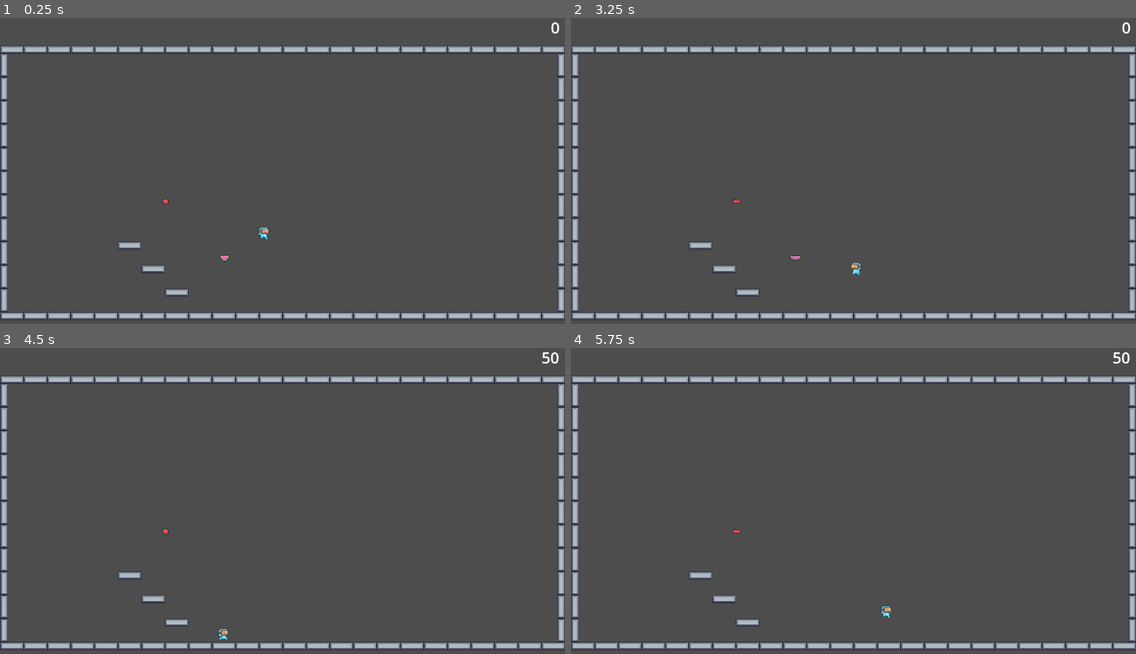
Above: before the commit, frames 1-4 (two rows, left to right).
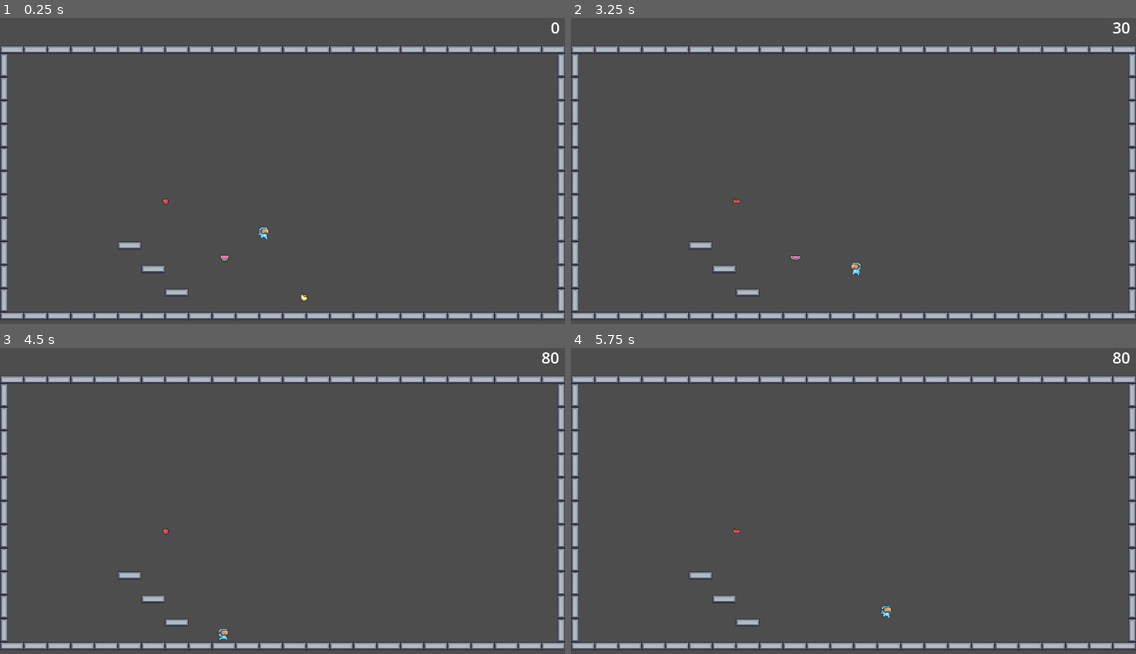
Above: after the commit, the same moments.

Repository: janzeman3/2D_jumping
Game: Godot game, scene res://main_screen.tscn
Two runs of this game, one before a commit and one after it. Both use one fixed random seed, a clock stepped at 60 frames per second and the inputs below.
Inputs:
- Up to frame 1 (0.25 s): no input
- Up to frame 2 (3.25 s): hold Right (right) 0.53-2.03 s; tap Space (jump) at 0.77, 1.52, 3.02 s; hold Left (left) from 2.03 s (still down); tap Enter at 2.75 s
- Up to frame 3 (4.5 s): tap Space (jump) at 3.77 s; release Left (left) at 4.28 s; hold Right (right) from 4.28 s (still down)
- Up to frame 4 (5.75 s): keep holding Right (right); tap Space (jump) at 4.52 s

The runs differ from the first frame. In frame 1, less than 0.1% of the frame differs, in the area x 53-55%, y 89-93%; in frame 2, less than 0.1%, in the area x 95-99%, y 1-6%; in frame 3, less than 0.1%; in frame 4, less than 0.1%.

Commit message:
Banana
Signed-off-by: Jan Zeman <major.su@seznam.cz>

Diff:
--- a/Engine/item.gd
+++ b/Engine/item.gd
@@ -1,7 +1,6 @@
 extends Area2D
 
 func _on_body_entered(body: Node2D) -> void:
-	print("hit")
 	if body is Character:
 		var score = get_meta("Score")
 		if score:
--- /dev/null
+++ b/Items/banana.tscn
@@ -0,0 +1,149 @@
+[gd_scene load_steps=22 format=3 uid="uid://m25hloihc7t"]
+
+[ext_resource type="Script" uid="uid://bm3gvjxp4ytnh" path="res://Engine/item.gd" id="1_wds0u"]
+[ext_resource type="Texture2D" uid="uid://gti2qtmycg5k" path="res://PixelAdventure1/Fruits/Bananas.png" id="2_b5rr5"]
+
+[sub_resource type="AtlasTexture" id="AtlasTexture_trd1a"]
+atlas = ExtResource("2_b5rr5")
+region = Rect2(0, 0, 32, 32)
+
+[sub_resource type="AtlasTexture" id="AtlasTexture_oi5v2"]
+atlas = ExtResource("2_b5rr5")
+region = Rect2(32, 0, 32, 32)
+
+[sub_resource type="AtlasTexture" id="AtlasTexture_khvw0"]
+atlas = ExtResource("2_b5rr5")
+region = Rect2(64, 0, 32, 32)
+
+[sub_resource type="AtlasTexture" id="AtlasTexture_ncsvu"]
+atlas = ExtResource("2_b5rr5")
+region = Rect2(96, 0, 32, 32)
+
+[sub_resource type="AtlasTexture" id="AtlasTexture_gvdju"]
+atlas = ExtResource("2_b5rr5")
+region = Rect2(128, 0, 32, 32)
+
+[sub_resource type="AtlasTexture" id="AtlasTexture_vxfh4"]
+atlas = ExtResource("2_b5rr5")
+region = Rect2(160, 0, 32, 32)
+
+[sub_resource type="AtlasTexture" id="AtlasTexture_hxqwd"]
+atlas = ExtResource("2_b5rr5")
+region = Rect2(192, 0, 32, 32)
+
+[sub_resource type="AtlasTexture" id="AtlasTexture_7u60g"]
+atlas = ExtResource("2_b5rr5")
+region = Rect2(224, 0, 32, 32)
+
+[sub_resource type="AtlasTexture" id="AtlasTexture_ujy3h"]
+atlas = ExtResource("2_b5rr5")
+region = Rect2(256, 0, 32, 32)
+
+[sub_resource type="AtlasTexture" id="AtlasTexture_f1him"]
+atlas = ExtResource("2_b5rr5")
+region = Rect2(288, 0, 32, 32)
+
+[sub_resource type="AtlasTexture" id="AtlasTexture_p4frw"]
+atlas = ExtResource("2_b5rr5")
+region = Rect2(320, 0, 32, 32)
+
+[sub_resource type="AtlasTexture" id="AtlasTexture_m0yys"]
+atlas = ExtResource("2_b5rr5")
+region = Rect2(352, 0, 32, 32)
+
+[sub_resource type="AtlasTexture" id="AtlasTexture_kd37m"]
+atlas = ExtResource("2_b5rr5")
+region = Rect2(384, 0, 32, 32)
+
+[sub_resource type="AtlasTexture" id="AtlasTexture_mjecx"]
+atlas = ExtResource("2_b5rr5")
+region = Rect2(416, 0, 32, 32)
+
+[sub_resource type="AtlasTexture" id="AtlasTexture_slx87"]
+atlas = ExtResource("2_b5rr5")
+region = Rect2(448, 0, 32, 32)
+
+[sub_resource type="AtlasTexture" id="AtlasTexture_yj0hl"]
+atlas = ExtResource("2_b5rr5")
+region = Rect2(480, 0, 32, 32)
+
+[sub_resource type="AtlasTexture" id="AtlasTexture_6bpi8"]
+atlas = ExtResource("2_b5rr5")
+region = Rect2(512, 0, 32, 32)
+
+[sub_resource type="SpriteFrames" id="SpriteFrames_1my5y"]
+animations = [{
+"frames": [{
+"duration": 1.0,
+"texture": SubResource("AtlasTexture_trd1a")
+}, {
+"duration": 1.0,
+"texture": SubResource("AtlasTexture_oi5v2")
+}, {
+"duration": 1.0,
+"texture": SubResource("AtlasTexture_khvw0")
+}, {
+"duration": 1.0,
+"texture": SubResource("AtlasTexture_ncsvu")
+}, {
+"duration": 1.0,
+"texture": SubResource("AtlasTexture_gvdju")
+}, {
+"duration": 1.0,
+"texture": SubResource("AtlasTexture_vxfh4")
+}, {
+"duration": 1.0,
+"texture": SubResource("AtlasTexture_hxqwd")
+}, {
+"duration": 1.0,
+"texture": SubResource("AtlasTexture_7u60g")
+}, {
+"duration": 1.0,
+"texture": SubResource("AtlasTexture_ujy3h")
+}, {
+"duration": 1.0,
+"texture": SubResource("AtlasTexture_f1him")
+}, {
+"duration": 1.0,
+"texture": SubResource("AtlasTexture_p4frw")
+}, {
+"duration": 1.0,
+"texture": SubResource("AtlasTexture_m0yys")
+}, {
+"duration": 1.0,
+"texture": SubResource("AtlasTexture_kd37m")
+}, {
+"duration": 1.0,
+"texture": SubResource("AtlasTexture_mjecx")
+}, {
+"duration": 1.0,
+"texture": SubResource("AtlasTexture_slx87")
+}, {
+"duration": 1.0,
+"texture": SubResource("AtlasTexture_yj0hl")
+}, {
+"duration": 1.0,
+"texture": SubResource("AtlasTexture_6bpi8")
+}],
+"loop": true,
+"name": &"idle",
+"speed": 20.0
+}]
+
+[sub_resource type="RectangleShape2D" id="RectangleShape2D_gmjvt"]
+size = Vector2(14, 8)
+
+[node name="Banana" type="Area2D"]
+script = ExtResource("1_wds0u")
+metadata/Score = 30
+
+[node name="AnimatedSprite2D" type="AnimatedSprite2D" parent="."]
+sprite_frames = SubResource("SpriteFrames_1my5y")
+animation = &"idle"
+autoplay = "idle"
+frame_progress = 0.741018
+
+[node name="CollisionShape2D" type="CollisionShape2D" parent="."]
+shape = SubResource("RectangleShape2D_gmjvt")
+
+[connection signal="body_entered" from="." to="." method="_on_body_entered"]
--- a/main_screen.tscn
+++ b/main_screen.tscn
@@ -1,10 +1,11 @@
-[gd_scene load_steps=8 format=3 uid="uid://nwo4rfyrij3u"]
+[gd_scene load_steps=9 format=3 uid="uid://nwo4rfyrij3u"]
 
 [ext_resource type="Script" uid="uid://dcylw31kqn7gk" path="res://main_screen.gd" id="1_kwhh3"]
 [ext_resource type="Texture2D" uid="uid://coqkbni8qdmwx" path="res://PixelAdventure1/Terrain/Terrain (16x16).png" id="1_tjn2e"]
 [ext_resource type="PackedScene" uid="uid://cbxqrq424k80c" path="res://Items/melon.tscn" id="3_7a4el"]
 [ext_resource type="PackedScene" uid="uid://u0png8js0xcq" path="res://Characters/virtual_guy.tscn" id="5_4sclt"]
 [ext_resource type="PackedScene" uid="uid://e5hreo534tjb" path="res://Items/apple.tscn" id="5_ywh4s"]
+[ext_resource type="PackedScene" uid="uid://m25hloihc7t" path="res://Items/banana.tscn" id="6_ywh4s"]
 
 [sub_resource type="TileSetAtlasSource" id="TileSetAtlasSource_w0p2i"]
 texture = ExtResource("1_tjn2e")
@@ -278,3 +279,6 @@
 
 [node name="Apple" parent="." instance=ExtResource("5_ywh4s")]
 position = Vector2(338, 398)
+
+[node name="Banana" parent="." instance=ExtResource("6_ywh4s")]
+position = Vector2(620, 594)
